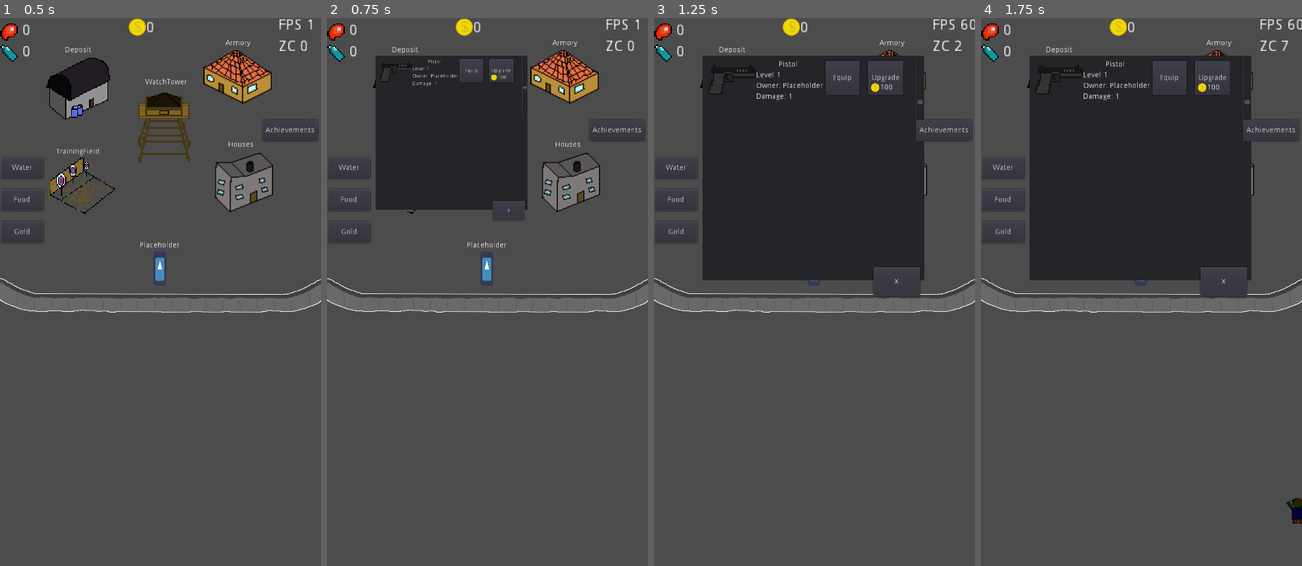
Above: before the commit, frames 1-4 (left to right).
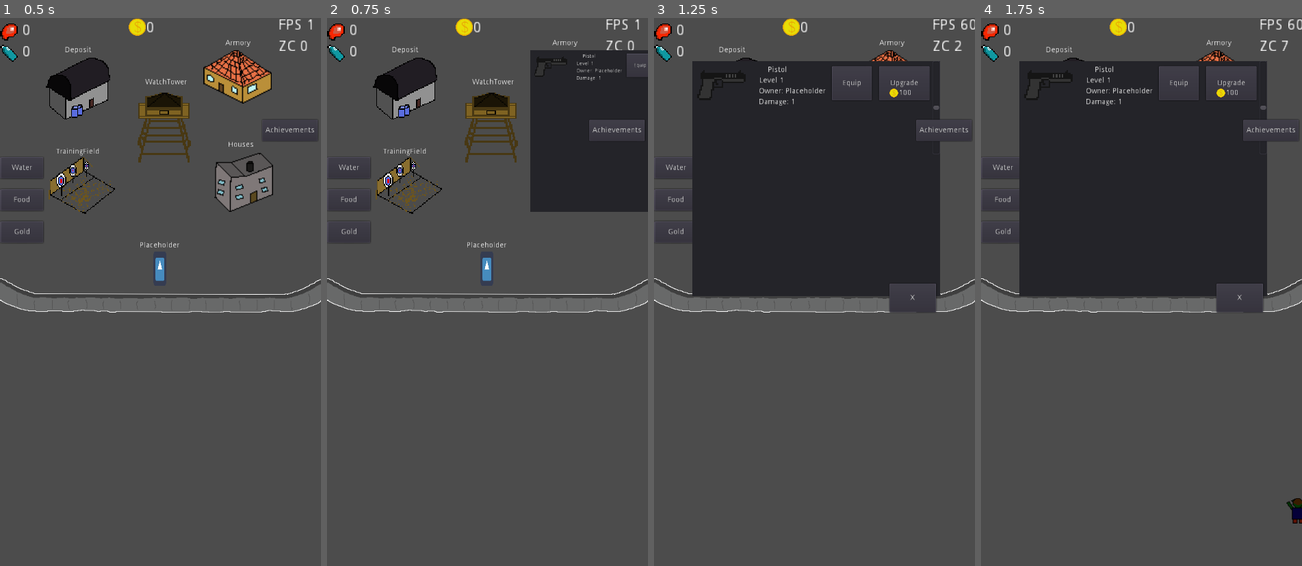
Above: after the commit, the same moments.

Repository: stranker/CLICKER_Z
Game: Godot game, scene res://Scene/MainScene.tscn
The game is run twice, just before and just after one commit, with the same random seed, the same clock (stepped at 60 frames per second) and the same inputs. The engine's default icon, where the game draws it, is replaced by a stand-in: a white triangle on a blue panel in a dark square.
Inputs (mouse positions are in pixels of both pictures, inside the frame that each line leads up to):
- Up to frame 1 (0.5 s): no input
- Up to frame 2 (0.75 s): click (564, 78) at 0.5 s
- Up to frame 3 (1.25 s): no input
- Up to frame 4 (1.75 s): click (1058, 89) at 1.25 s

Frame 1 is identical in both runs. In frame 2, 22% of the frame differs, in the area x 15-100%, y 5-36%; in frame 3, 7.5%; in frame 4, 7.5%.

Commit message:
Improving Training and Armory Panels

Diff:
--- a/GUI/ArmoryPanel.tscn
+++ b/GUI/ArmoryPanel.tscn
@@ -99,10 +99,10 @@
 anchor_top = 0.0
 anchor_right = 0.5
 anchor_bottom = 0.0
-margin_left = -210.0
-margin_top = 50.0
-margin_right = 205.0
-margin_bottom = 470.0
+margin_left = -230.0
+margin_top = 60.0
+margin_right = 235.0
+margin_bottom = 500.0
 rect_pivot_offset = Vector2( 0, 0 )
 mouse_filter = 0
 mouse_default_cursor_shape = 0
@@ -115,11 +115,11 @@
 
 anchor_left = 0.0
 anchor_top = 0.0
-anchor_right = 0.0
-anchor_bottom = 0.0
-margin_right = 400.0
-margin_bottom = 390.0
-rect_min_size = Vector2( 400, 390 )
+anchor_right = 1.0
+anchor_bottom = 1.0
+margin_right = -15.0
+margin_bottom = -20.0
+rect_min_size = Vector2( 450, 390 )
 rect_pivot_offset = Vector2( 0, 0 )
 rect_clip_content = true
 mouse_filter = 2
--- a/GUI/TrainingCharacterPanel.tscn
+++ b/GUI/TrainingCharacterPanel.tscn
@@ -31,16 +31,16 @@
 "
 _sections_unfolded = [ "Resource" ]
 
-[node name="TrainingCharacterPanel" type="Panel" index="0"]
+[node name="TrainingCharacterPanel" type="Panel"]
 
 anchor_left = 0.5
 anchor_top = 0.0
 anchor_right = 0.5
 anchor_bottom = 0.0
-margin_left = -200.0
+margin_left = -300.0
 margin_right = 150.0
 margin_bottom = 80.0
-rect_min_size = Vector2( 350, 80 )
+rect_min_size = Vector2( 450, 80 )
 rect_pivot_offset = Vector2( 0, 0 )
 mouse_filter = 2
 mouse_default_cursor_shape = 0
@@ -55,7 +55,8 @@
 anchor_top = 0.0
 anchor_right = 0.0
 anchor_bottom = 0.0
-margin_right = 80.0
+margin_left = 10.0
+margin_right = 90.0
 margin_bottom = 80.0
 rect_pivot_offset = Vector2( 0, 0 )
 mouse_filter = 1
@@ -71,9 +72,9 @@
 anchor_right = 0.0
 anchor_bottom = 0.0
 margin_left = 100.0
-margin_top = 10.0
+margin_top = 30.0
 margin_right = 190.0
-margin_bottom = 30.0
+margin_bottom = 50.0
 rect_pivot_offset = Vector2( 0, 0 )
 mouse_filter = 2
 mouse_default_cursor_shape = 0
@@ -91,9 +92,9 @@
 anchor_right = 0.0
 anchor_bottom = 0.0
 margin_left = 100.0
-margin_top = 30.0
+margin_top = 10.0
 margin_right = 190.0
-margin_bottom = 50.0
+margin_bottom = 30.0
 rect_pivot_offset = Vector2( 0, 0 )
 mouse_filter = 2
 mouse_default_cursor_shape = 0
@@ -112,14 +113,15 @@
 anchor_bottom = 0.0
 margin_left = 100.0
 margin_top = 50.0
-margin_right = 190.0
-margin_bottom = 70.0
+margin_right = 320.0
+margin_bottom = 80.0
 rect_pivot_offset = Vector2( 0, 0 )
 mouse_filter = 2
 mouse_default_cursor_shape = 0
 size_flags_horizontal = 1
 size_flags_vertical = 4
 text = "Info"
+autowrap = true
 percent_visible = 1.0
 lines_skipped = 0
 max_lines_visible = -1
@@ -130,9 +132,9 @@
 anchor_top = 0.0
 anchor_right = 0.0
 anchor_bottom = 0.0
-margin_left = 280.0
+margin_left = 350.0
 margin_top = 10.0
-margin_right = 340.0
+margin_right = 440.0
 margin_bottom = 70.0
 rect_pivot_offset = Vector2( 0, 0 )
 focus_mode = 2
@@ -150,9 +152,9 @@
 
 [node name="Cost" parent="TrainButton" index="0" instance=ExtResource( 1 )]
 
-margin_left = -10.0
+margin_left = -8.0
 margin_top = 10.0
-margin_right = 50.0
+margin_right = 52.0
 margin_bottom = 30.0
 
 [connection signal="pressed" from="TrainButton" to="." method="_on_TrainButton_pressed"]
--- a/GUI/TrainingPanel.tscn
+++ b/GUI/TrainingPanel.tscn
@@ -91,13 +91,12 @@
 anchor_top = 0.0
 anchor_right = 0.5
 anchor_bottom = 0.0
-margin_left = -190.0
-margin_top = 50.0
-margin_right = 180.0
-margin_bottom = 470.0
+margin_left = -234.0
+margin_top = 60.0
+margin_right = 236.0
+margin_bottom = 530.0
 rect_min_size = Vector2( 370, 0 )
 rect_pivot_offset = Vector2( 0, 0 )
-rect_clip_content = false
 mouse_filter = 0
 mouse_default_cursor_shape = 0
 size_flags_horizontal = 1
@@ -113,7 +112,7 @@
 anchor_bottom = 1.0
 margin_right = -20.0
 margin_bottom = -30.0
-rect_min_size = Vector2( 350, 390 )
+rect_min_size = Vector2( 450, 390 )
 rect_pivot_offset = Vector2( 0, 0 )
 rect_clip_content = true
 mouse_filter = 2
@@ -128,9 +127,8 @@
 anchor_top = 0.0
 anchor_right = 1.0
 anchor_bottom = 1.0
-rect_min_size = Vector2( 350, 0 )
-rect_pivot_offset = Vector2( 0, 0 )
-rect_clip_content = false
+rect_min_size = Vector2( 450, 0 )
+rect_pivot_offset = Vector2( 0, 0 )
 mouse_filter = 2
 mouse_default_cursor_shape = 0
 size_flags_horizontal = 1
@@ -138,7 +136,7 @@
 custom_constants/vseparation = 5
 columns = 1
 script = SubResource( 2 )
-_sections_unfolded = [ "Mouse", "custom_constants" ]
+_sections_unfolded = [ "Mouse", "Rect", "custom_constants" ]
 
 [node name="ScrollBar" type="VScrollBar" parent="." index="1"]
 
@@ -150,7 +148,6 @@
 margin_top = -195.0
 margin_bottom = 20.0
 rect_pivot_offset = Vector2( 0, 0 )
-rect_clip_content = false
 mouse_filter = 0
 mouse_default_cursor_shape = 0
 size_flags_horizontal = 0
@@ -176,7 +173,6 @@
 margin_right = -20.0
 margin_bottom = 20.0
 rect_pivot_offset = Vector2( 0, 0 )
-rect_clip_content = false
 focus_mode = 2
 mouse_filter = 0
 mouse_default_cursor_shape = 0
@@ -202,7 +198,6 @@
 margin_right = -140.0
 margin_bottom = 160.0
 rect_pivot_offset = Vector2( 0, 0 )
-rect_clip_content = false
 focus_mode = 2
 mouse_filter = 0
 mouse_default_cursor_shape = 0
--- a/GUI/WeaponPanel.tscn
+++ b/GUI/WeaponPanel.tscn
@@ -50,11 +50,10 @@
 anchor_top = 0.0
 anchor_right = 1.0
 anchor_bottom = 1.0
-margin_right = -200.0
+margin_right = -150.0
 margin_bottom = -934.0
-rect_min_size = Vector2( 400, 90 )
-rect_pivot_offset = Vector2( 0, 0 )
-rect_clip_content = false
+rect_min_size = Vector2( 450, 90 )
+rect_pivot_offset = Vector2( 0, 0 )
 mouse_filter = 2
 mouse_default_cursor_shape = 0
 size_flags_horizontal = 1
@@ -74,7 +73,6 @@
 margin_bottom = 80.0
 rect_min_size = Vector2( 64, 64 )
 rect_pivot_offset = Vector2( 0, 0 )
-rect_clip_content = false
 mouse_filter = 2
 mouse_default_cursor_shape = 0
 size_flags_horizontal = 1
@@ -94,7 +92,6 @@
 margin_right = 320.0
 margin_bottom = 24.0
 rect_pivot_offset = Vector2( 0, 0 )
-rect_clip_content = false
 mouse_filter = 2
 mouse_default_cursor_shape = 0
 size_flags_horizontal = 1
@@ -112,12 +109,11 @@
 anchor_top = 0.0
 anchor_right = 0.0
 anchor_bottom = 0.0
-margin_left = 100.0
+margin_left = 126.0
 margin_top = 30.0
-margin_right = 512.0
+margin_right = 538.0
 margin_bottom = 44.0
 rect_pivot_offset = Vector2( 0, 0 )
-rect_clip_content = false
 mouse_filter = 2
 mouse_default_cursor_shape = 0
 size_flags_horizontal = 1
@@ -139,7 +135,6 @@
 margin_right = 74.0
 margin_bottom = 39.0
 rect_pivot_offset = Vector2( 0, 0 )
-rect_clip_content = false
 mouse_filter = 2
 mouse_default_cursor_shape = 0
 size_flags_horizontal = 1
@@ -161,7 +156,6 @@
 margin_right = 74.0
 margin_bottom = 19.0
 rect_pivot_offset = Vector2( 0, 0 )
-rect_clip_content = false
 mouse_filter = 2
 mouse_default_cursor_shape = 0
 size_flags_horizontal = 1
@@ -178,12 +172,11 @@
 anchor_top = 0.5
 anchor_right = 1.0
 anchor_bottom = 0.5
-margin_left = -90.0
+margin_left = -100.0
 margin_top = -35.0
-margin_right = -25.0
+margin_right = -5.0
 margin_bottom = 29.0
 rect_pivot_offset = Vector2( 0, 0 )
-rect_clip_content = false
 mouse_filter = 0
 mouse_default_cursor_shape = 0
 size_flags_horizontal = 1
@@ -210,12 +203,11 @@
 anchor_top = 0.5
 anchor_right = 0.5
 anchor_bottom = 0.5
-margin_left = 30.0
+margin_left = 37.0
 margin_top = -35.0
-margin_right = 94.0
+margin_right = 112.0
 margin_bottom = 29.0
 rect_pivot_offset = Vector2( 0, 0 )
-rect_clip_content = false
 mouse_filter = 0
 mouse_default_cursor_shape = 0
 size_flags_horizontal = 1
--- a/Object/Buildings/Armory.tscn
+++ b/Object/Buildings/Armory.tscn
@@ -21,6 +21,7 @@
 	init_weapons()
 	$ArmoryPanel.show()
 	$Tween.interpolate_property($ArmoryPanel,\"rect_scale\",Vector2(0,0),Vector2(1,1),0.5,Tween.TRANS_EXPO,Tween.EASE_OUT,0.1)
+	$Tween.interpolate_property($ArmoryPanel,\"rect_global_position\",$Skin.rect_global_position,Vector2(70,80),0.5,Tween.TRANS_QUART,Tween.EASE_IN,0.1)
 	$Tween.start()
 	pass # replace with function body
 
@@ -45,7 +46,7 @@
 "
 _sections_unfolded = [ "Resource" ]
 
-[node name="Armory" type="Control"]
+[node name="Armory" type="Control" index="0"]
 
 anchor_left = 0.0
 anchor_top = 0.0
@@ -121,10 +122,9 @@
 
 [node name="ArmoryPanel" parent="." index="4" instance=ExtResource( 2 )]
 
-visible = false
-margin_left = 89.5
-margin_top = 70.0
-margin_right = 504.5
-margin_bottom = 490.0
+margin_left = 69.5
+margin_top = 80.0
+margin_right = 534.5
+margin_bottom = 520.0
 
 [connection signal="pressed" from="Skin" to="." method="_on_Skin_pressed"]
--- a/Object/Buildings/TrainingField.tscn
+++ b/Object/Buildings/TrainingField.tscn
@@ -33,7 +33,6 @@
 margin_right = -599.0
 margin_bottom = -1023.0
 rect_pivot_offset = Vector2( 0, 0 )
-rect_clip_content = false
 mouse_filter = 0
 mouse_default_cursor_shape = 0
 size_flags_horizontal = 1
@@ -52,7 +51,6 @@
 margin_right = 210.0
 margin_bottom = 260.0
 rect_pivot_offset = Vector2( 0, 0 )
-rect_clip_content = false
 mouse_filter = 2
 mouse_default_cursor_shape = 0
 size_flags_horizontal = 1
@@ -74,7 +72,6 @@
 margin_right = 214.0
 margin_bottom = 374.0
 rect_pivot_offset = Vector2( 0, 0 )
-rect_clip_content = false
 focus_mode = 2
 mouse_filter = 0
 mouse_default_cursor_shape = 0
@@ -91,10 +88,9 @@
 
 [node name="TrainingPanel" parent="." index="2" instance=ExtResource( 2 )]
 
-visible = false
-margin_left = 116.5
-margin_top = 52.0
-margin_right = 486.5
-margin_bottom = 472.0
+margin_left = 66.5
+margin_top = 55.0
+margin_right = 536.5
+margin_bottom = 525.0
 
 [connection signal="pressed" from="TrainingButton" to="." method="_on_TrainingButton_pressed"]
--- a/Object/Characters/Survivor.gd
+++ b/Object/Characters/Survivor.gd
@@ -77,8 +77,8 @@
 	else:
 		if shoot_time > 0.2:
 			shoot_time -= 0.1
-			info = "+Critic: "+str(critic)+"% -Rlding time: "+str(shoot_time)+"s"
 			$ShootTime.wait_time = shoot_time
+		info = "+Critic: "+str(critic)+"% -Rlding time: "+str(shoot_time)+"s +Income: "+"$"+str(income)
 	pass
 
 func get_critic():
--- a/Object/Supply.tscn
+++ b/Object/Supply.tscn
@@ -19,6 +19,7 @@
 	randomize()
 	var rand_x = int(rand_range(-20,20))
 	var int_y = -30
+	$Tween.interpolate_property(self,\"scale\",Vector2(0.2,0.2),Vector2(2,2),1,Tween.TRANS_EXPO,Tween.EASE_OUT,0)
 	$Tween.interpolate_property(self,\"global_position\",global_position,global_position+Vector2(rand_x,int_y),1.5,Tween.TRANS_EXPO,Tween.EASE_OUT,0)
 	$Tween.interpolate_property(self,\"global_position\",global_position,type_pos,1,Tween.TRANS_EXPO,Tween.EASE_OUT,1.5)
 	$Tween.interpolate_property(self,\"modulate\",Color(1,1,1,1),Color(1,1,1,0),2,Tween.TRANS_EXPO,Tween.EASE_OUT,2)
@@ -80,12 +81,12 @@
 anchor_top = 0.0
 anchor_right = 0.0
 anchor_bottom = 0.0
-margin_left = 10.0
-margin_top = -7.0
-margin_right = 50.0
-margin_bottom = 7.0
+margin_left = 8.0
+margin_top = -6.0
+margin_right = 48.0
+margin_bottom = 8.0
+rect_scale = Vector2( 0.8, 0.8 )
 rect_pivot_offset = Vector2( 0, 0 )
-rect_clip_content = false
 mouse_filter = 2
 mouse_default_cursor_shape = 0
 size_flags_horizontal = 1
@@ -93,3 +94,4 @@
 percent_visible = 1.0
 lines_skipped = 0
 max_lines_visible = -1
+_sections_unfolded = [ "Rect" ]
--- a/Scene/MainScene.tscn
+++ b/Scene/MainScene.tscn
@@ -188,7 +188,6 @@
 
 [node name="InteractiveArea" type="Control" parent="." index="0"]
 
-editor/display_folded = true
 anchor_left = 0.5
 anchor_top = 1.0
 anchor_right = 0.5
@@ -243,7 +242,6 @@
 
 [node name="SurvivorPositions" type="Node2D" parent="InteractiveArea" index="3"]
 
-editor/display_folded = true
 position = Vector2( -8, 12 )
 _sections_unfolded = [ "Z Index" ]
 
@@ -298,6 +296,7 @@
 
 [node name="OnTop" type="CanvasLayer" parent="." index="3"]
 
+editor/display_folded = true
 layer = 3
 offset = Vector2( 0, 0 )
 rotation = 0.0
@@ -338,6 +337,7 @@
 
 [node name="GUI" type="CanvasLayer" parent="." index="4"]
 
+editor/display_folded = true
 layer = 0
 offset = Vector2( 0, 0 )
 rotation = 0.0
